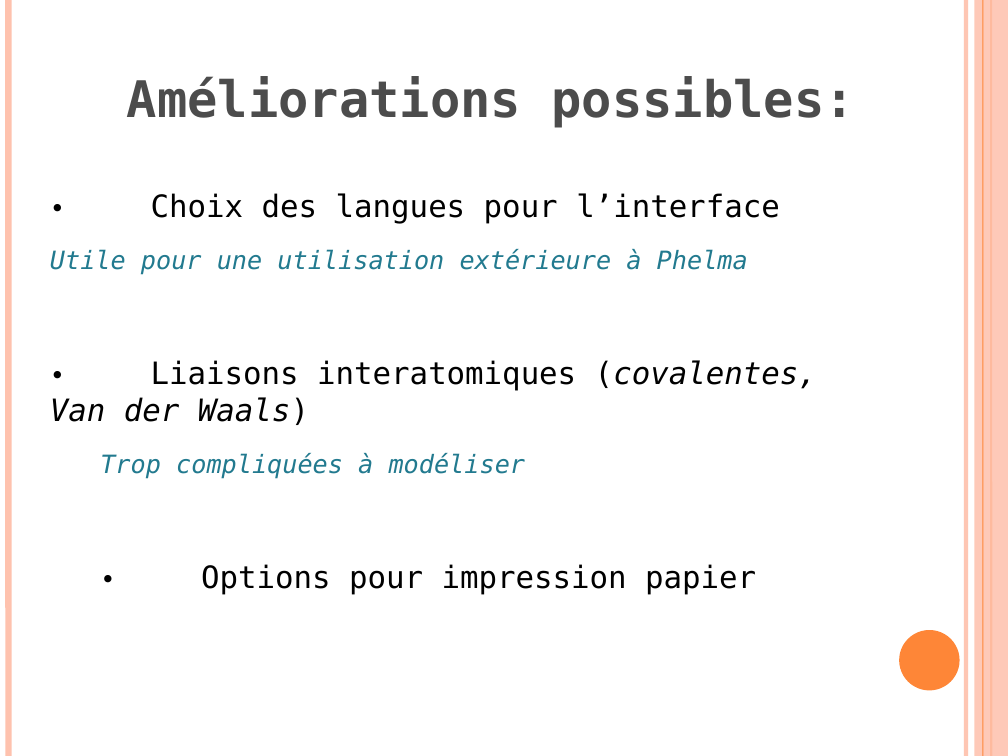
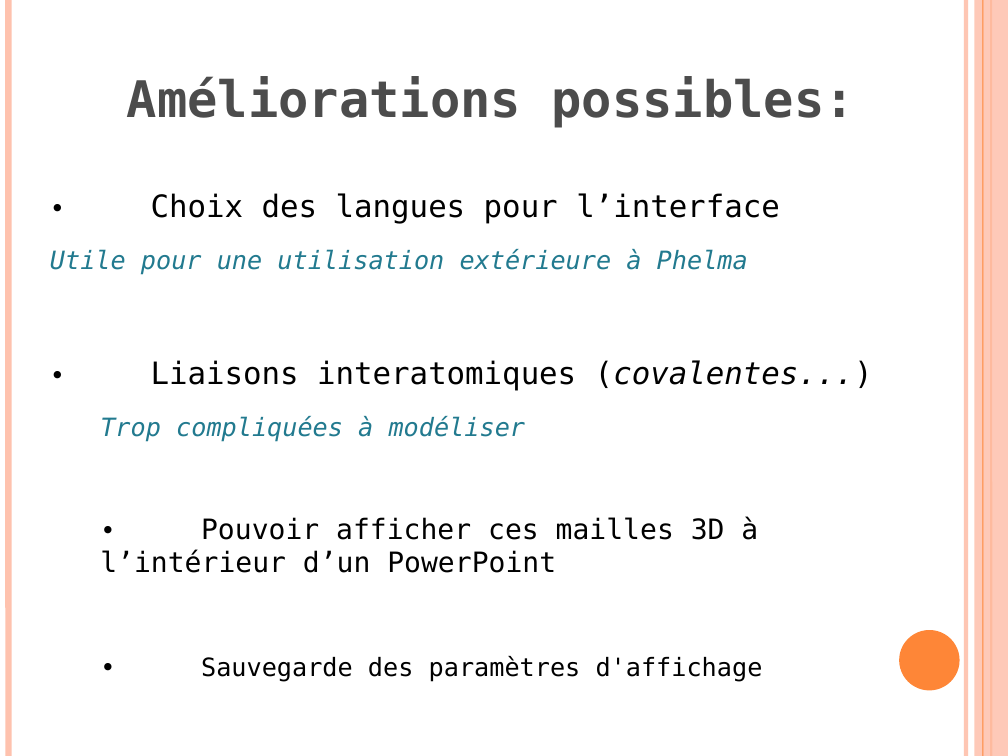
Before and after one commit to klnkg/cristallo3d, a slide deck: slide 10 of PRESENTATION GROUPE 1.odp. Drawn at 1008x756 pixels with LibreOffice and Linux fonts; fonts in the diff are those of the drawing. Boxes give left, top, right and bottom in pixels: in the first picture for what was removed or moved away, otherwise in the second. Text is boxed around its words. In the diff, an @@ line names an element or a change of style, - is before the commit and + after.

```diff
--- a/PRESENTATION GROUPE 1.odp
+++ b/PRESENTATION GROUPE 1.odp
@@ text at (151,360,873,391): text changed @@
-• Liaisons interatomiques (covalentes, Van der Waals)
+• Liaisons interatomiques (covalentes...)
@@ text at (100,516,763,682): text changed; size 22 to 20 pt @@
-• Options pour impression papier
+• Pouvoir afficher ces mailles 3D à l’intérieur d’un PowerPoint
+• Sauvegarde des paramètres d'affichage
```
Also in this commit, not shown: 2 other slides changed, 1 slide added.
